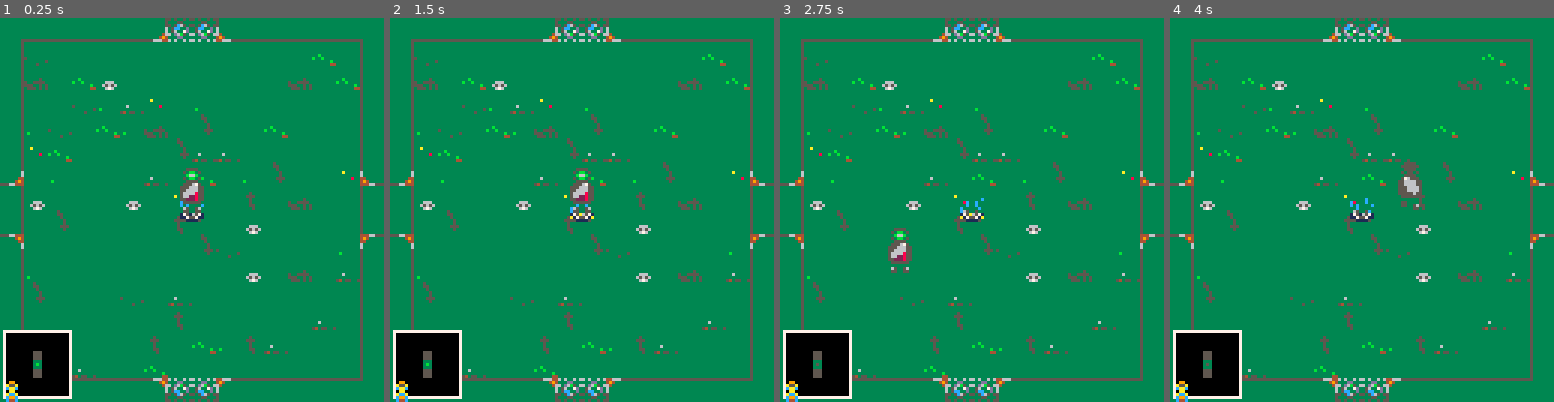
Above: before the commit, frames 1-4 (left to right).
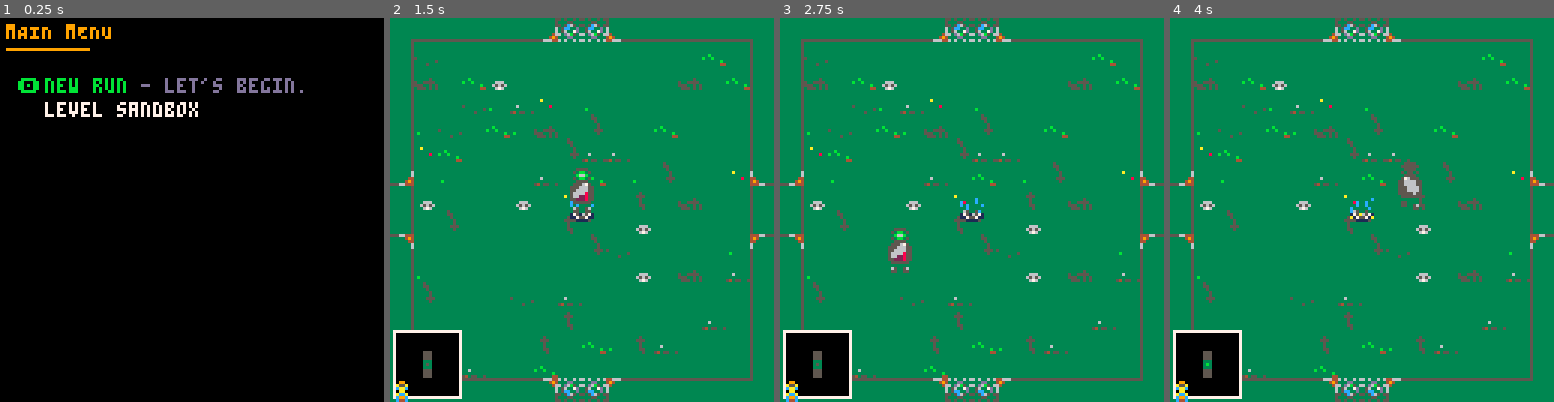
Above: after the commit, the same moments.

Repository: robertvargas-irq/gamedev-pico8-game-source
Game: PICO-8 cartridge apocalypse_couriers.p8
Two runs of this game, one before a commit and one after it. Both use one fixed random seed, a clock stepped at 60 frames per second and the inputs below.
Inputs:
- Up to frame 1 (0.25 s): no input
- Up to frame 2 (1.5 s): tap O (Z key) at 0.33, 0.7, 1.43 s; tap X (X key) at 1.07 s
- Up to frame 3 (2.75 s): hold Left 1.97-2.37 s; tap X (X key) at 2.07, 2.4, 2.73 s; tap O (Z key) at 2.22 s; hold Down from 2.42 s (still down)
- Up to frame 4 (4 s): release Down at 2.82 s; hold Right 2.87-3.53 s; tap X (X key) at 3.07, 3.4, 3.73 s; tap O (Z key) at 3.1, 3.98 s; hold Up from 3.58 s (still down)

The runs differ from the first frame. In frame 1, 98% of the frame differs, in the area x 0-100%, y 0-100%; in frame 2, less than 0.1%; in frame 3, less than 0.1%; in frame 4, 0.1%.

Commit message:
Implemented full game over

Diff:
--- a/apocalypse_couriers.p8
+++ b/apocalypse_couriers.p8
@@ -43,10 +43,10 @@
 
 function _init()
 	level.generate(globals.max_rooms)
-	-- globals.screen=1
-	player_manager.create()
-	level.start(1)
-	level_play.init()
+	globals.screen=0
+	-- player_manager.create()
+	-- level.start(1)
+	-- level_play.init()
 	-- merchant_scene.init()
 	-- player_manager.create():spawn(60,54)
 	-- player_manager.get().x=64
@@ -194,9 +194,9 @@
 00000000000000000000000000000000000000000000000000000000000000000000000000000000a1aaaa1a0330000000000330033333300003300028800882
 00000000000000000000000000000000000000000000000000000000000000000000000000000000a11aa11a3333333333333333000330000003300020888802
 00000000000000000000000000000000000000000000000000000000000000000000000000000000aa1111aa3333333333333333000330000003300020088002
-00000000000000000000000000000000000000000000000000000000000000000000000000000000a7a11a7a0330000000000330000330000333333020888802
-000000000000000000000000000000000000000000000000000000000000000000000000000000000a7aa7a00030000000000300000330000033330028800882
-0000000000000000000000000000000000000000000000000000000000000000000000000000000000aaaa000000000000000000000330000003300022222222
+00000000000000000000000000000000000000000000000000000000000000000000000000000000a7a11a7a033000000000033000b33b000333333020888802
+000000000000000000000000000000000000000000000000000000000000000000000000000000000a7aa7a0003000000000030003b33b300033330028800882
+0000000000000000000000000000000000000000000000000000000000000000000000000000000000aaaa000000000000000000b3b33b3b0003300022222222
 00000000000000000000000000000000000000000000000000000000000000000000000000000000000000000000000000000000000000000000000020900902
 00000000000000000000000000000000000000000000000000000000000000000000000000000000000000000000000000000000000000000009900020099002
 000000000000000000000000000000000000000000000000000000000000000000000000000000000000000000000000000000000000000000a55a0029000092
--- a/globals.lua
+++ b/globals.lua
@@ -25,7 +25,10 @@
     max_levels=3,
     max_rooms=9,
     difficulty=30,
-    enemy_chance=0,--!DEBUG 50
+    enemy_chance=50,
     room_difficulty=20,
-    uniformity=20
+    uniformity=20,
+
+    -- death
+    deaths=0
 }
--- a/level.lua
+++ b/level.lua
@@ -9,6 +9,11 @@
 }
 level.active=nil
 level.debug={}
+
+function level.restart(l)
+    player_manager.create()
+    level.start(l)
+end
 
 -- start a new level
 function level.start(l)
@@ -74,6 +79,7 @@
     new_floor:generate()
     level.active=new_floor
 
+    battle_manager.clear()
     level.active:set_active_room(0,0)
     floor_enemies.switch_room(0,0)
 
--- a/player/player.lua
+++ b/player/player.lua
@@ -44,8 +44,8 @@
             accuracy=0
         },
         perm={
-            damage=1,
-            health=150,
+            damage=5,
+            health=0,
             accuracy=0
         }
     }
--- a/scenes/battle_scene.lua
+++ b/scenes/battle_scene.lua
@@ -60,6 +60,17 @@
 -- primary update function
 function battle_scene._update()
 
+	-- if player reaches 0 health initiate game over
+	-- TODO: full game-over screen
+	if player_manager:get() ~= nil then
+		if player_manager:get().health <= 0 then
+            battle_scene.battle:stop()
+            globals.deaths += 1
+			globals.screen = 0
+            return
+		end
+	end
+
     -- if it is the player's turn, then buttons are reenabled
     if player_manager.get().is_current_turn then
         battle_scene.buttons_disabled = false
@@ -237,7 +248,7 @@
         end
         -- print enemy selector
         if player.is_current_turn and i == battle_scene.selected_enemy + 1 then
-            spr(globals.up_spr,en.x-2*en.w,en.y+2*en.h,1,1)
+            spr(globals.up_spr,en.x-2*en.w,en.y+3*en.h+1,1,1)
         end
     end
 
--- a/scenes/main_menu.lua
+++ b/scenes/main_menu.lua
@@ -3,6 +3,11 @@
     selections={
         'new run',
         'level sandbox'
+    },
+    death_msgs={
+        'wish to go again?',
+        'skill issue',
+        'l'
     }
 }
 
@@ -13,15 +18,21 @@
     ]]
 
     if btnp(globals.btn_up) then
+        sound_fx.select()
         main_menu.selection=max(1,(main_menu.selection-1)%(count(main_menu.selections)+1)) end
     if btnp(globals.btn_down) then
+        sound_fx.select()
         main_menu.selection=max(1,(main_menu.selection+1)%(count(main_menu.selections)+1)) end
 
     --[[
         select option
     ]]
     if btnp(globals.btn_right) or btnp(globals.btn_z) then
+        sound_fx.ready()
         -- swap screen
+        if main_menu.selection==1 then
+            level.restart(1)
+        end
         if main_menu.selection==2 then
             globals.screen=999
         end
@@ -51,10 +62,15 @@
         if current then
             -- set color to green and activate blinker
             color=11
-            -- ! new run is currently unavailable
+
+            -- new run
             if main_menu.selection==1 then
-                color=5
-                print('(unavailable)',65,5+offset,color)
+                msg = 'let\'s begin.'
+                if globals.deaths > 0 then
+                    msg = main_menu.death_msgs[min(#main_menu.death_msgs,globals.deaths)]
+                    -- msg='u died lel'
+                end
+                print('- '..msg,47,5+offset,13)
             end
             if blinker < blinker_time/2 then
                 print(' 🅾️',2,5+offset,11)
--- a/util/battle_system/battle_manager.lua
+++ b/util/battle_system/battle_manager.lua
@@ -1,13 +1,14 @@
 battle_manager={
-    active={}
+    active={},
+    cache={}
 }
 
 function battle_manager.get(x,y)
     -- get x
-    if battle_manager[x] == nil then
-        battle_manager[x] = {}
+    if battle_manager.cache[x] == nil then
+        battle_manager.cache[x] = {}
     end
-    local x_battles = battle_manager[x]
+    local x_battles = battle_manager.cache[x]
 
     -- get y
     if x_battles[y] == nil then
@@ -22,6 +23,11 @@
     return battle_manager.active
 end
 
+function battle_manager.clear()
+    battle_manager.active={}
+    battle_manager.cache={}
+end
+
 function battle_manager.get_active()
     assert(battle_manager.active,'error: no active battle in battle_manager found')
     return battle_manager.active
